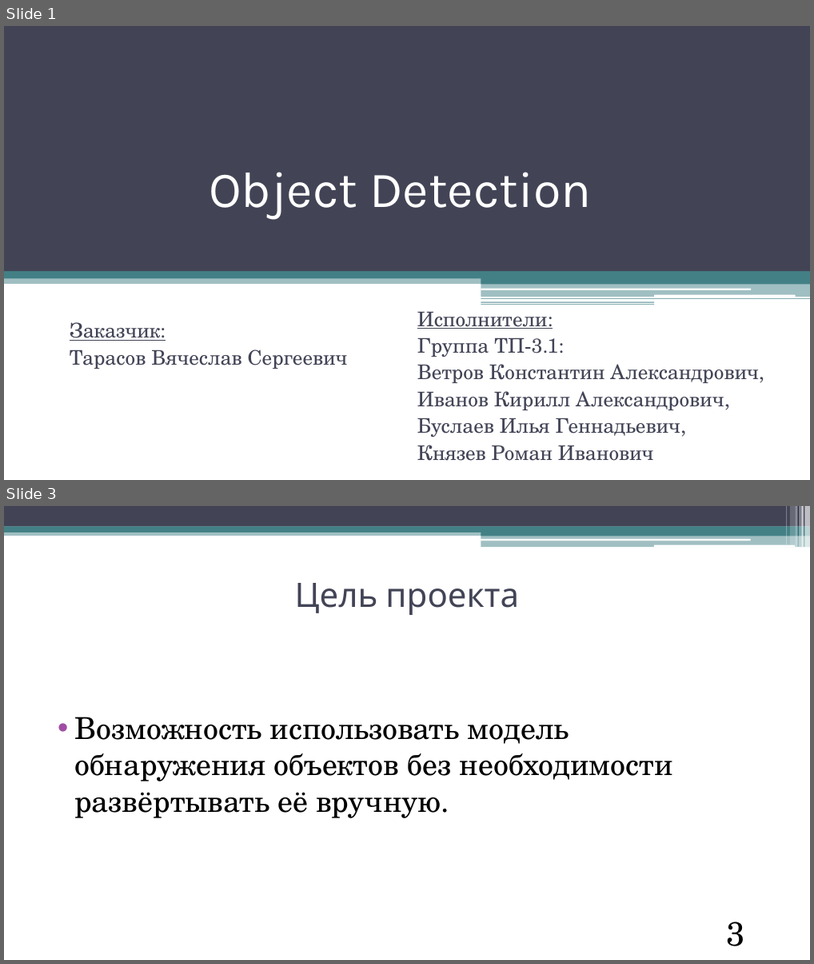
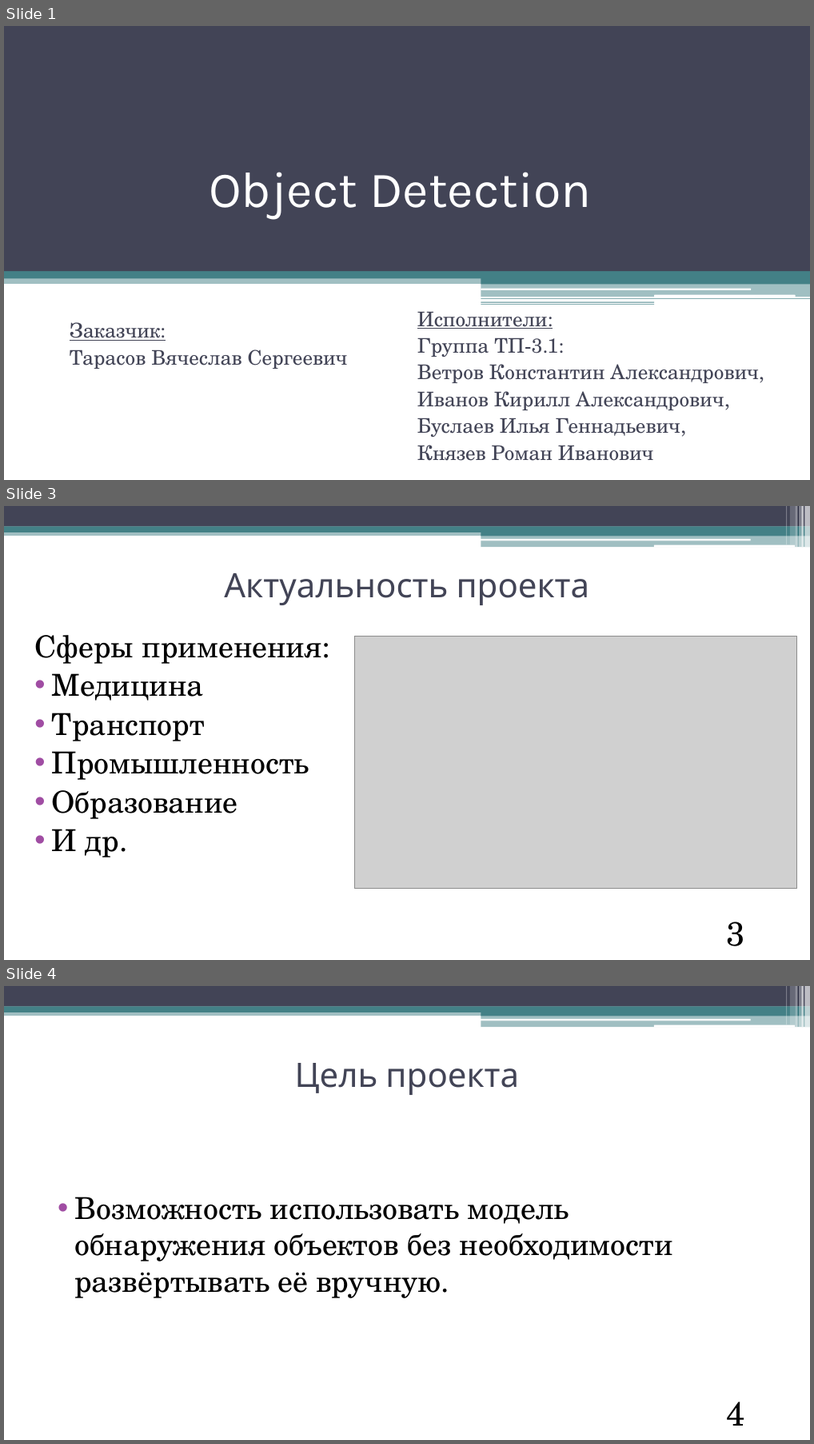
Before and after one commit to phluoroGG/TP_3.1, a slide deck: Документация/Презентация/Презентация.pptx. Shown one above the other, each under a label of ours: slides 1 and 3 before the commit, slides 1, 3 and 4 after it; the slides between them are not shown. The pictures are 814x964 and 814x1444 pixels, drawn with LibreOffice and Linux fonts; fonts in the diff are those of the drawing; grey boxes stand for pictures. Boxes give left, top, right and bottom in pixels: in the first picture for what was removed or moved away, otherwise in the second. Text is boxed around its words. In the diff, an @@ line names an element or a change of style, - is before the commit and + after.

```diff
--- a/Документация/Презентация/Презентация.pptx
+++ b/Документация/Презентация/Презентация.pptx
@@ slide 3 added at (4, 506, 810, 960), background #FFFFFF; not listed: 13 template elements that a slide beside it also shows @@
@@ title added at (224, 573, 590, 605), 40 pt, text #424456 @@
+Актуальность проекта
@@ text added at (34, 635, 322, 857), 36 pt, text #000000 @@
+Сферы применения:
+• Медицина
+• Транспорт
+• Промышленность
+• Образование
+• И др.
@@ picture added at (355, 636, 798, 888) @@
@@ page number added at (727, 921, 746, 946), 40 pt, text #000000 @@
+3
@@ what was slide 3 is now slide 4 @@
@@ page number at (727, 1401, 746, 1425): text changed @@
-3
+4
```
Also in this commit, not shown: 3 slides changed, 1 other slide added, 1 other file.
